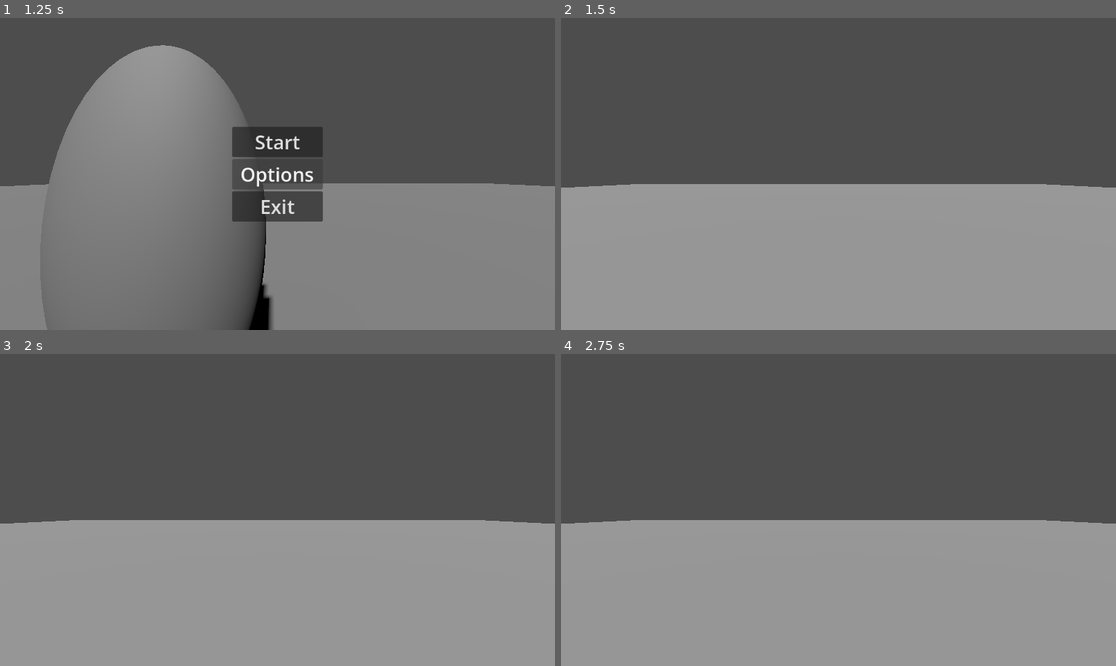
Above: before the commit, frames 1-4 (two rows, left to right).
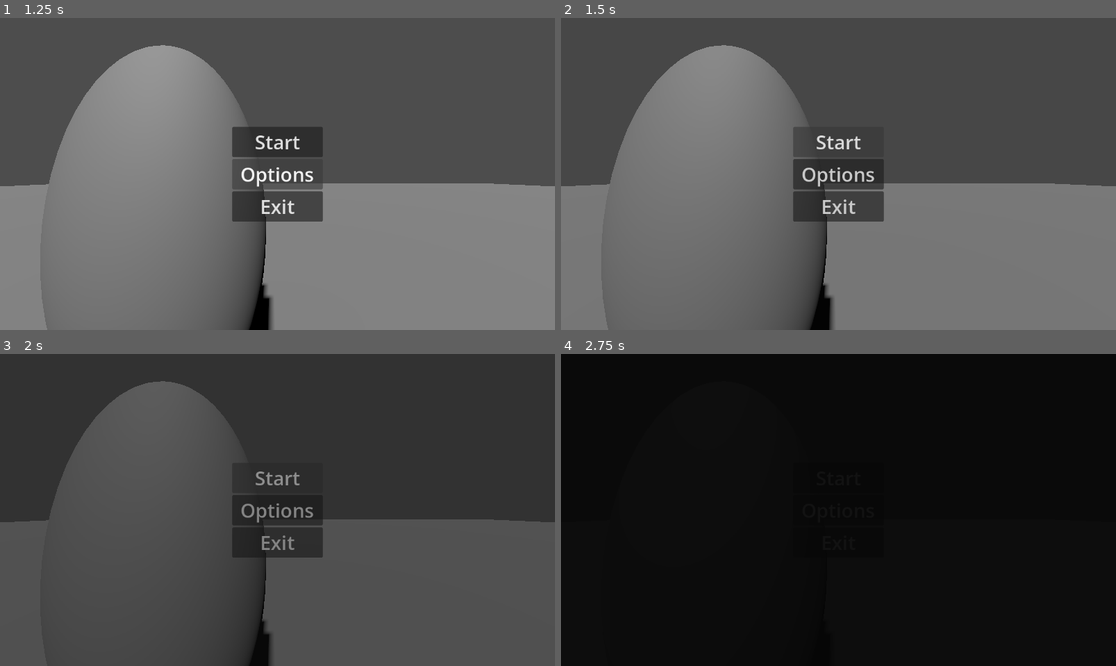
Above: after the commit, the same moments.

Repository: AqueleTaldoGabo/FelpoJam-Semtideiz
Game: Godot game, scene res://Source/main.tscn
Same seed, same stepped clock (60 frames per second), same inputs: the game is played once before the commit and once after it.
Inputs (mouse positions are in pixels of both pictures, inside the frame that each line leads up to):
- Up to frame 1 (1.25 s): click "Options" at 0.5 s
- Up to frame 2 (1.5 s): click "Start" at 1.25 s
- Up to frame 3 (2 s): no input
- Up to frame 4 (2.75 s): click (838, 478) at 2 s, where only the run after the commit has a clickable "Start"

Frame 1 is identical in both runs. In frame 2, 59% of the frame differs, in the area x 0-100%, y 8-100%; in frame 3, 88%; in frame 4, 100%, in the area x 0-100%, y 0-100%.

Commit message:
Tem fades 😎

Diff:
--- /dev/null
+++ b/Source/Global/Transicao.tscn
@@ -0,0 +1,72 @@
+[gd_scene format=3 uid="uid://b86k7pdekf4of"]
+
+[ext_resource type="Script" uid="uid://dhu7gpci2m6dh" path="res://Source/Global/transicao.gd" id="1_1h7dn"]
+
+[sub_resource type="Animation" id="Animation_1h7dn"]
+length = 0.001
+tracks/0/type = "value"
+tracks/0/imported = false
+tracks/0/enabled = true
+tracks/0/path = NodePath("ColorRect:modulate")
+tracks/0/interp = 1
+tracks/0/loop_wrap = true
+tracks/0/keys = {
+"times": PackedFloat32Array(0),
+"transitions": PackedFloat32Array(1),
+"update": 0,
+"values": [Color(1, 1, 1, 0)]
+}
+
+[sub_resource type="Animation" id="Animation_wteke"]
+resource_name = "fadein"
+length = 1.5
+tracks/0/type = "value"
+tracks/0/imported = false
+tracks/0/enabled = true
+tracks/0/path = NodePath("ColorRect:modulate")
+tracks/0/interp = 1
+tracks/0/loop_wrap = true
+tracks/0/keys = {
+"times": PackedFloat32Array(0, 1.5),
+"transitions": PackedFloat32Array(1, 1),
+"update": 0,
+"values": [Color(1, 1, 1, 0), Color(0.16924527, 0.1692453, 0.16924527, 1)]
+}
+
+[sub_resource type="Animation" id="Animation_stjrl"]
+resource_name = "fadeout"
+length = 2.0
+tracks/0/type = "value"
+tracks/0/imported = false
+tracks/0/enabled = true
+tracks/0/path = NodePath("ColorRect:modulate")
+tracks/0/interp = 1
+tracks/0/loop_wrap = true
+tracks/0/keys = {
+"times": PackedFloat32Array(0, 0.6333333, 2),
+"transitions": PackedFloat32Array(1, 1, 1),
+"update": 0,
+"values": [Color(0.16862746, 0.16862746, 0.16862746, 1), Color(0.16862746, 0.16862746, 0.16862746, 1), Color(1, 1, 1, 0)]
+}
+
+[sub_resource type="AnimationLibrary" id="AnimationLibrary_u21mp"]
+_data = {
+&"RESET": SubResource("Animation_1h7dn"),
+&"fadein": SubResource("Animation_wteke"),
+&"fadeout": SubResource("Animation_stjrl")
+}
+
+[node name="Transicao" type="CanvasLayer" unique_id=1845283881]
+script = ExtResource("1_1h7dn")
+
+[node name="AnimationPlayer" type="AnimationPlayer" parent="." unique_id=1607608557]
+libraries/ = SubResource("AnimationLibrary_u21mp")
+
+[node name="ColorRect" type="ColorRect" parent="." unique_id=8122003]
+modulate = Color(1, 1, 1, 0)
+anchors_preset = 15
+anchor_right = 1.0
+anchor_bottom = 1.0
+grow_horizontal = 2
+grow_vertical = 2
+color = Color(0.11119679, 0.11119687, 0.11119684, 1)
--- /dev/null
+++ b/Source/Global/transicao.gd
@@ -0,0 +1,21 @@
+extends CanvasLayer
+
+signal fade_acabou
+
+@onready var color_rect = $ColorRect
+@onready var animation_player = $AnimationPlayer
+
+func _ready() -> void:
+	color_rect.visible = false
+	animation_player.animation_finished.connect(_terminou_animacao)
+
+func _terminou_animacao(anim_nome):
+	if anim_nome == "fadein":
+		fade_acabou.emit()
+		animation_player.play("fadeout")
+	else:
+		color_rect.visible = false
+
+func transicao():
+	color_rect.visible = true
+	animation_player.play("fadein")
--- a/Source/main.tscn
+++ b/Source/main.tscn
@@ -12,11 +12,12 @@
 
 [node name="Main" type="Node" unique_id=1376397151]
 
-[node name="Pivot" type="Node3D" parent="." unique_id=594682466]
-transform = Transform3D(1, 0, 0, 0, 1, 0, 0, 0, 1, -0.56470275, 1.0213968, -1.1410606)
+[node name="DirectionalLight3D" type="DirectionalLight3D" parent="." unique_id=1021556705]
+transform = Transform3D(0.99935937, -0.035789058, -4.977924e-10, 0.022797398, 0.6365854, 0.7708692, -0.02758868, -0.7703753, 0.6369935, 0.4566462, 5.9785156, 4.0120487)
+shadow_enabled = true
 
-[node name="MeshInstance3D" type="MeshInstance3D" parent="Pivot" unique_id=1911514808]
-transform = Transform3D(1, 0, 0, 0, 2, 0, 0, 0, 1, 0, 0, 0)
+[node name="CorpoPersonagem" type="MeshInstance3D" parent="." unique_id=1911514808]
+transform = Transform3D(1, 0, 0, 0, 2, 0, 0, 0, 1, -0.56470275, 1.0213968, -1.1410606)
 mesh = SubResource("SphereMesh_wkcc7")
 
 [node name="Camera3D" type="Camera3D" parent="." unique_id=2010149393]
@@ -31,7 +32,7 @@
 [node name="MeshInstance3D" type="MeshInstance3D" parent="Chão" unique_id=1302418315]
 mesh = SubResource("BoxMesh_p7x2e")
 
-[node name="VBoxContainer" type="VBoxContainer" parent="." unique_id=1148657374]
+[node name="VboxBotoes" type="VBoxContainer" parent="." unique_id=1148657374]
 anchors_preset = 8
 anchor_left = 0.5
 anchor_top = 0.5
@@ -45,25 +46,21 @@
 grow_vertical = 2
 script = ExtResource("1_wkcc7")
 
-[node name="BotaoStart" type="Button" parent="VBoxContainer" unique_id=1096133034]
+[node name="BotaoStart" type="Button" parent="VboxBotoes" unique_id=1096133034]
 layout_mode = 2
 theme_override_font_sizes/font_size = 40
 text = "Start
 "
 
-[node name="BotaoOptions" type="Button" parent="VBoxContainer" unique_id=488145552]
+[node name="BotaoOptions" type="Button" parent="VboxBotoes" unique_id=488145552]
 layout_mode = 2
 theme_override_font_sizes/font_size = 40
 text = "Options"
 
-[node name="BotaoSair" type="Button" parent="VBoxContainer" unique_id=413538445]
+[node name="BotaoSair" type="Button" parent="VboxBotoes" unique_id=413538445]
 layout_mode = 2
 theme_override_font_sizes/font_size = 40
 text = "Exit"
 
-[node name="DirectionalLight3D" type="DirectionalLight3D" parent="." unique_id=1021556705]
-transform = Transform3D(0.99935937, -0.035789058, -1.5643894e-09, 0.022797398, 0.6365854, 0.77086914, -0.02758868, -0.7703753, 0.63699347, 0.4566462, 5.9785156, 4.0120487)
-shadow_enabled = true
-
-[connection signal="pressed" from="VBoxContainer/BotaoStart" to="VBoxContainer" method="_on_botao_start_pressed"]
-[connection signal="pressed" from="VBoxContainer/BotaoSair" to="VBoxContainer" method="_on_botao_sair_pressed"]
+[connection signal="pressed" from="VboxBotoes/BotaoStart" to="VboxBotoes" method="_on_botao_start_pressed"]
+[connection signal="pressed" from="VboxBotoes/BotaoSair" to="VboxBotoes" method="_on_botao_sair_pressed"]
--- a/Source/menu.gd
+++ b/Source/menu.gd
@@ -1,8 +1,11 @@
 extends VBoxContainer
+
 
 const CENA_1 = preload("uid://mq5h3p2in5jw")
 
 func _on_botao_start_pressed() -> void:
+	Transicao.transicao()
+	await Transicao.fade_acabou
 	get_tree().change_scene_to_packed(CENA_1)
 
 func _on_botao_sair_pressed() -> void:
--- a/project.godot
+++ b/project.godot
@@ -14,6 +14,10 @@
 run/main_scene="uid://lotggtps5xbm"
 config/features=PackedStringArray("4.6", "Forward Plus")
 config/icon="res://Source/icon.svg"
+
+[autoload]
+
+Transicao="*uid://b86k7pdekf4of"
 
 [input]
 
Not shown, added: Source/Global/transicao.gd.uid
Not shown, added: Source/menu.gd.uid
